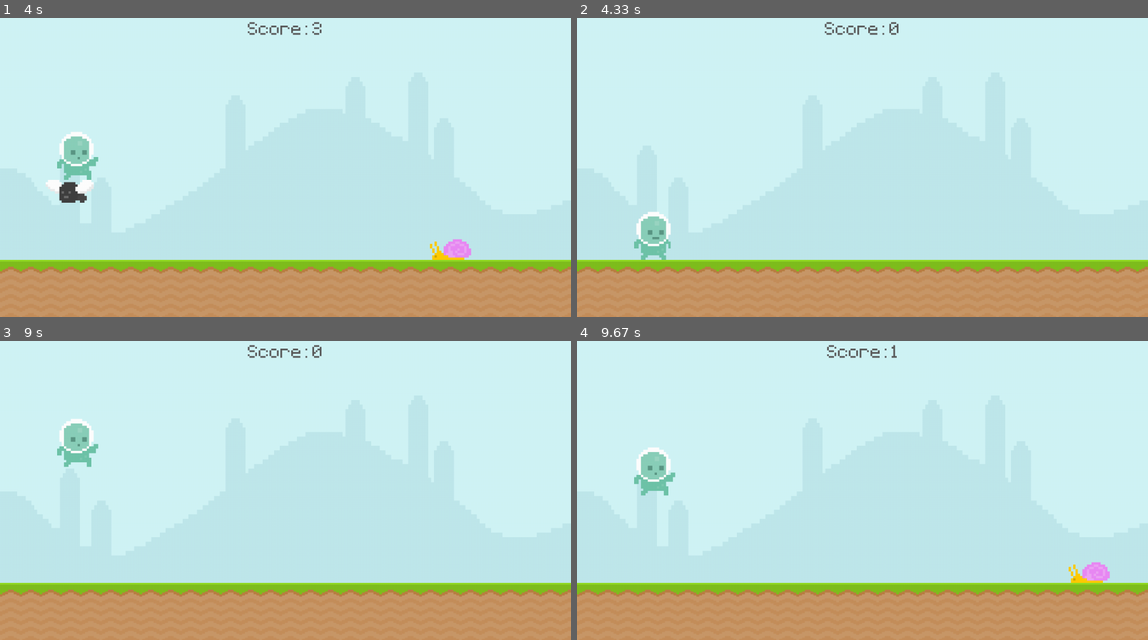
Above: before the commit, frames 1-4 (two rows, left to right).
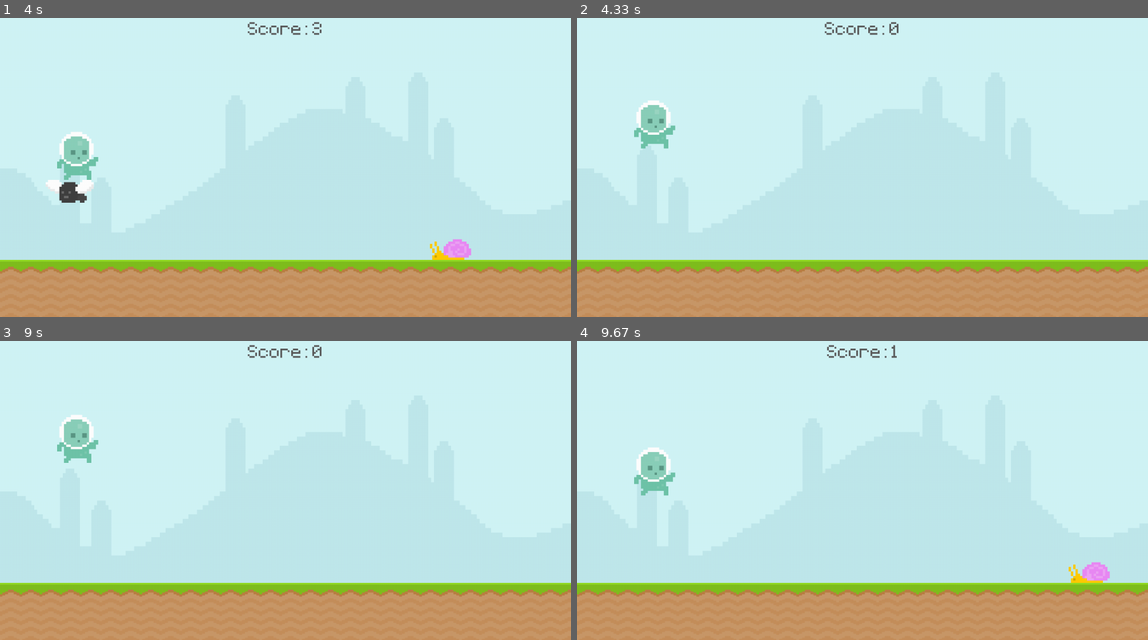
Above: after the commit, the same moments.

Repository: tokitou-san/Pygame-intro
Game: pygame game, started from main.py
Two runs of this game, one before a commit and one after it. Both use one fixed random seed, a clock stepped at 60 frames per second and the inputs below.
Inputs:
- Up to frame 1 (4 s): tap Space at 0.33, 0.73, 1.03, 1.23, 1.57, 1.87, 2.07, 2.37, 2.63, 3.4, 3.8 s
- Up to frame 2 (4.33 s): tap Space at 4.1 s
- Up to frame 3 (9 s): tap Space at 4.87, 5.17, 5.37, 5.67, 6.2, 6.5, 6.7, 7, 7.27, 7.6, 7.9, 8.03, 8.43, 8.73 s
- Up to frame 4 (9.67 s): tap Space at 9.1, 9.5 s

Frame 1 is identical in both runs. In frame 2, 1.5% of the frame differs, in the area x 10-18%, y 27-81%; in frame 3, 0.5%; in frame 4, nothing differs.

Commit message:
refactor: better Docs and syntax

Diff:
--- a/main.py
+++ b/main.py
@@ -18,9 +18,6 @@
 
 		self.jumb_sound = pygame.mixer.Sound("audio/jump.mp3")
 		self.jumb_sound.set_volume(0.25)
-
-	def get_rect(self) -> pygame.Rect:
-		return self.rect
 
 	def player_input(self) -> None:
 		keys = pygame.key.get_pressed()
@@ -80,6 +77,10 @@
 		self.destroy()
 
 	def destroy(self) -> None:
+		"""
+		Remove sprite of it went too left
+		For performance optimization
+		"""
 		if self.rect.x < -100: self.kill()
 
 def update_score() -> int:
@@ -91,8 +92,14 @@
 	return current_time
 
 def collision_sprite() -> str:
+	"""
+	If Player collide with any sprite on Obstacles group
+	Game over
+	"""
 	if pygame.sprite.spritecollide(player.sprite, obstacles, False):
+		# Clear obstacles and place player on floor
 		obstacles.empty()
+		player.sprite.rect.bottom = 500
 		return "over"
 	else: return "playing"
 
@@ -105,16 +112,16 @@
 bg_music.set_volume(0.25)
 bg_music.play(loops = -1)
 
-text_surface = pygame.font.Font("font/Pixeltype.ttf", 50)
-msg_text_surface = pygame.font.Font("font/Pixeltype.ttf", 30)
 game_state = "playing"
 game_time = 0
 score = 0
 
+# Surfaces
+text_surface = pygame.font.Font("font/Pixeltype.ttf", 50)
+msg_text_surface = pygame.font.Font("font/Pixeltype.ttf", 30)
 # Sky
 sky_surface = pygame.image.load("graphics/Sky.png").convert()
 sky_surface = pygame.transform.scale(sky_surface, (1000, 600))
-
 # Ground
 ground_surface = pygame.image.load("graphics/Ground.png").convert()
 ground_surface = pygame.transform.scale(ground_surface, (1000, 100))
@@ -125,7 +132,7 @@
 
 obstacles = pygame.sprite.Group()
 
-# Timer
+# Timer events
 obstacle_event = pygame.USEREVENT + 1
 pygame.time.set_timer(obstacle_event, 1500)
 
@@ -137,10 +144,18 @@
 
 		if event.type == pygame.KEYDOWN:
 			if event.key == pygame.K_SPACE and game_state == "over":
+				"""
+				If press "Space" key after Game over
+				Game restarts
+				"""
+				game_time = int(pygame.time.get_ticks() / 1000)
 				game_state = "playing"
-				game_time = int(pygame.time.get_ticks() / 1000)
 
 		if event.type == obstacle_event and game_state == "playing":
+			"""
+			Randomly pick Obstacle type
+			"snail" | "fly"
+			"""
 			obstacles.add(Obstacle(choice(["fly", "snail", "snail"])))
 
 	if game_state == "playing":
@@ -168,4 +183,4 @@
 		screen.blit(game_over_text_surface, game_over_text_surface_rect)
 
 	pygame.display.update()
-	clock.tick(60)
+	clock.tick(60) # 60 fps
